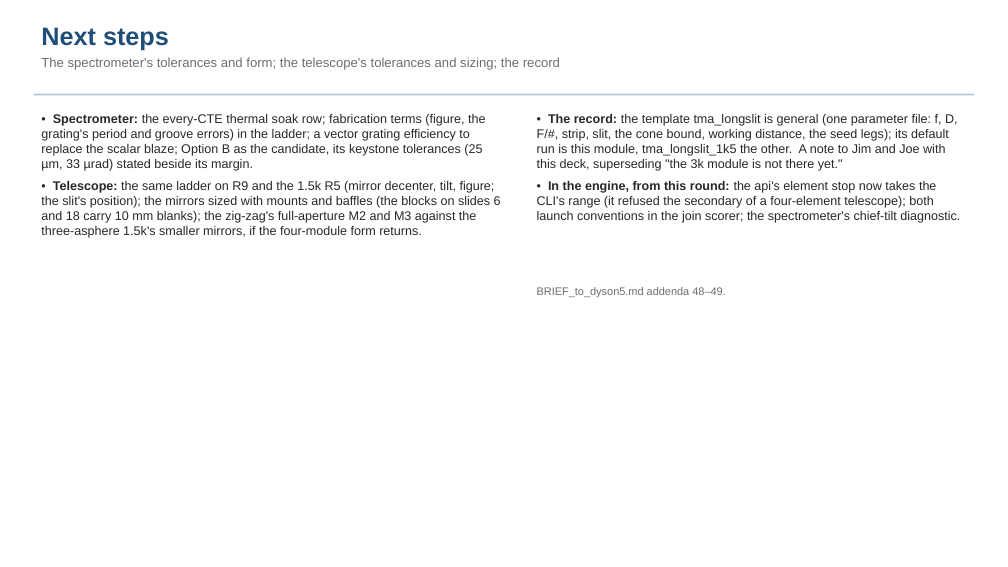
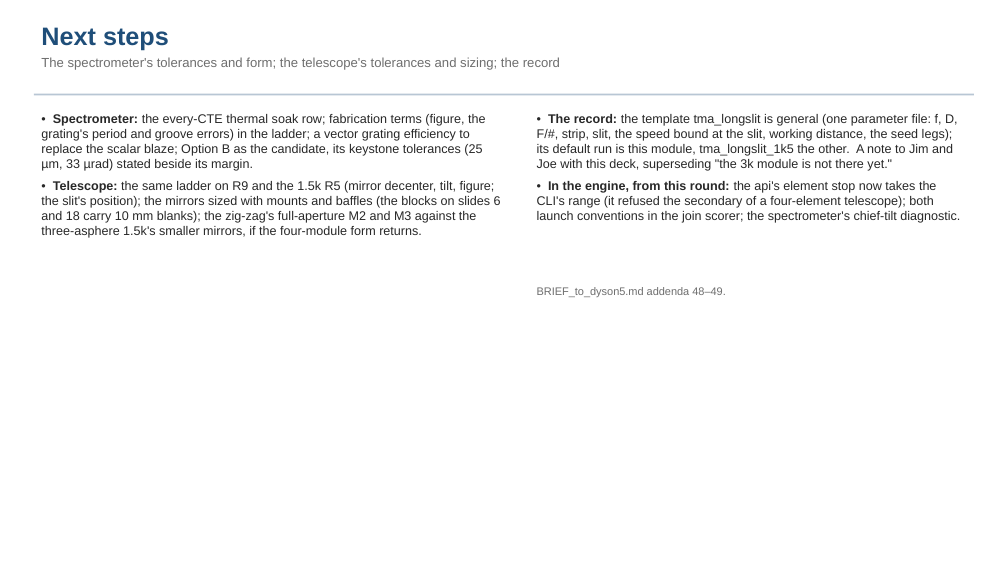
Before and after one commit to nasa-jpl/macos, a slide deck: slide 20 of demo_session/deck_dyson_3k.pptx. Drawn at 1008x567 pixels with LibreOffice and Linux fonts; fonts in the diff are those of the drawing. Boxes give left, top, right and bottom in pixels: in the first picture for what was removed or moved away, otherwise in the second. Text is boxed around its words. In the diff, an @@ line names an element or a change of style, - is before the commit and + after.

```diff
--- a/demo_session/deck_dyson_3k.pptx
+++ b/demo_session/deck_dyson_3k.pptx
@@ text at box(537, 114, 958, 171): text changed @@
-• The record: the template tma_longslit is general (one parameter file: f, D, F/#, strip, slit, the cone bound, working distance, the seed legs); its default run is this module, tma_longslit_1k5 the other. A note to Jim and Joe with this deck, superseding "the 3k module is not there yet."
+• The record: the template tma_longslit is general (one parameter file: f, D, F/#, strip, slit, the speed bound at the slit, working distance, the seed legs); its default run is this module, tma_longslit_1k5 the other. A note to Jim and Joe with this deck, superseding "the 3k module is not there yet."
```
Also in this commit, not shown: 7 other slides changed, 1 other file.
